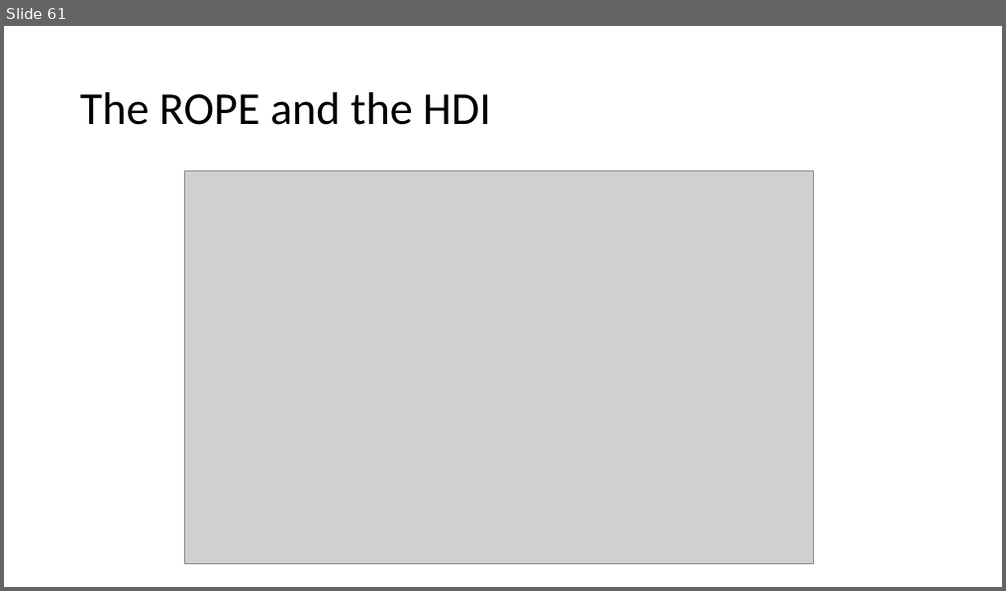
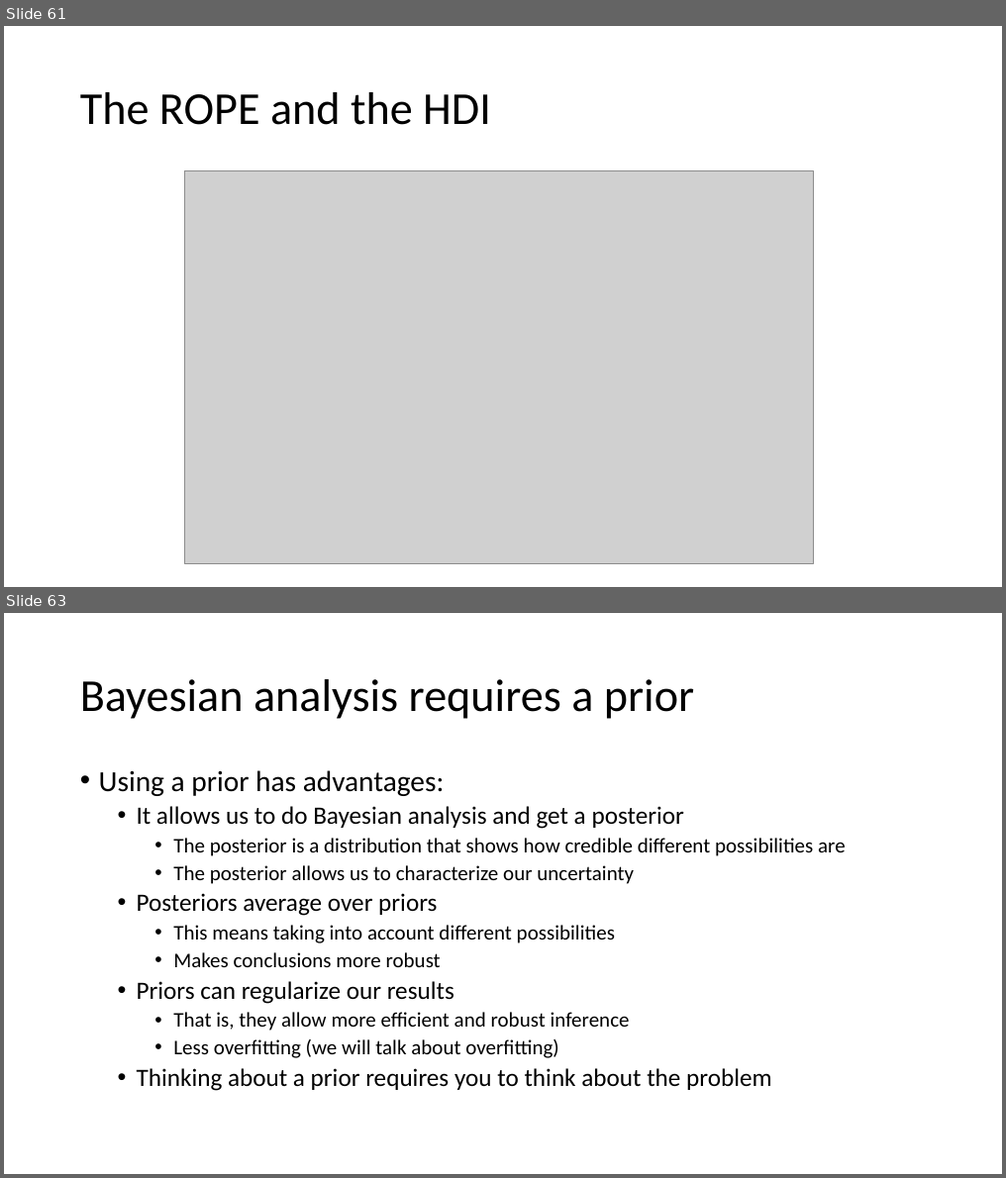
Before and after one commit to opherdonchin/StatisticalComputationAndAnalysis, a slide deck: Lectures/Lecture 3 PyMC and Sampling.pptx. Shown one above the other, each under a label of ours: slide 61 before the commit, slides 61 and 63 after it; the slides between them are not shown. The pictures are 1006x591 and 1006x1178 pixels, drawn with LibreOffice and Linux fonts; fonts in the diff are those of the drawing; grey boxes stand for pictures. Boxes give left, top, right and bottom in pixels: in the first picture for what was removed or moved away, otherwise in the second. Text is boxed around its words. In the diff, an @@ line names an element or a change of style, - is before the commit and + after.

```diff
--- a/Lectures/Lecture 3 PyMC and Sampling.pptx
+++ b/Lectures/Lecture 3 PyMC and Sampling.pptx
@@ slide 63 added at [4,613,1002,1174], background #FFFFFF @@
@@ title added at [80,679,694,719], 44 pt, text #000000 @@
+Bayesian analysis requires a prior
@@ text added at [99,770,846,1091], 20 pt, text #000000 @@
+• Using a prior has advantages:
+  • It allows us to do Bayesian analysis and get a posterior
+    • The posterior is a distribution that shows how credible different possibilities are
+    • The posterior allows us to characterize our uncertainty
+  • Posteriors average over priors
+    • This means taking into account different possibilities
+    • Makes conclusions more robust
+  • Priors can regularize our results
+    • That is, they allow more efficient and robust inference
+    • Less overfitting (we will talk about overfitting)
+  • Thinking about a prior requires you to think about the problem
```
Also in this commit, not shown: 6 slides changed, 6 other slides added, 5 other files.
